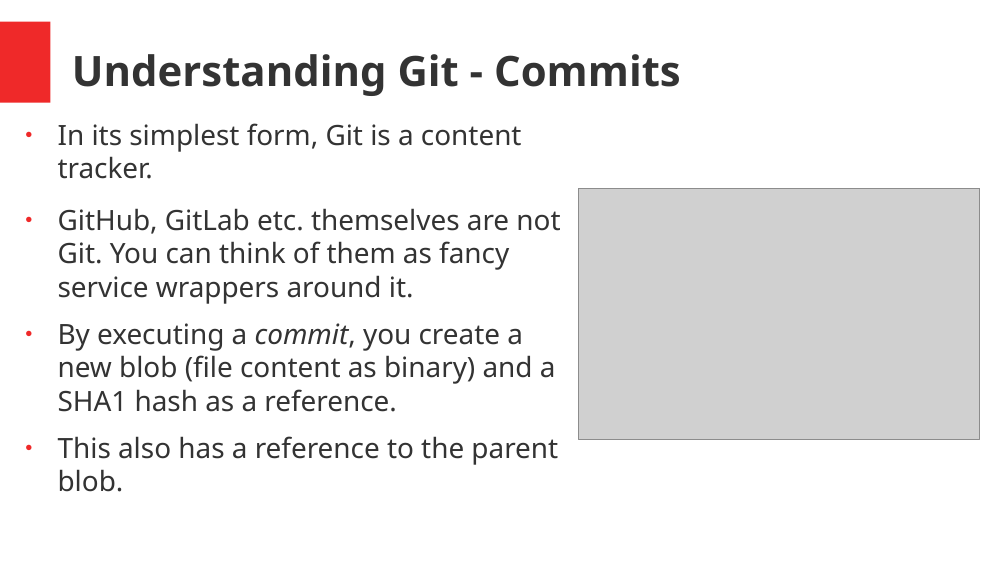
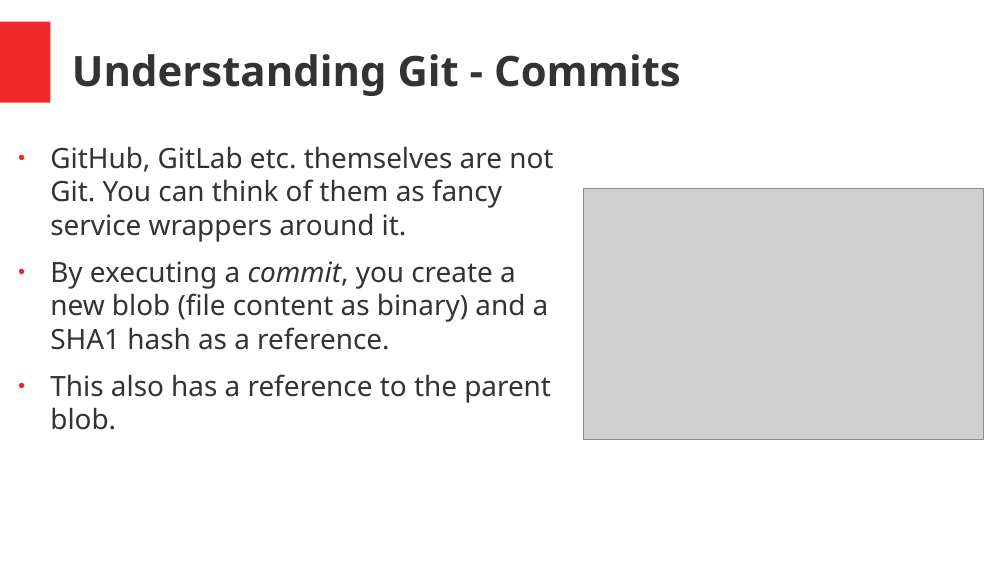
Before and after one commit to jdockerty/git-workshop, a slide deck: slide 5 of presentation/git-fundamentals-networkchuck.odp (slide 4 before the commit). Drawn at 1008x567 pixels with LibreOffice and Linux fonts; fonts in the diff are those of the drawing; grey boxes stand for pictures. Boxes give left, top, right and bottom in pixels: in the first picture for what was removed or moved away, otherwise in the second. Text is boxed around its words. In the diff, an @@ line names an element or a change of style, - is before the commit and + after.

```diff
--- a/presentation/git-fundamentals-networkchuck.odp
+++ b/presentation/git-fundamentals-networkchuck.odp
@@ text "GitHub, GitLab etc. themselves are ...": place and size @@
-text "GitHub, GitLab etc. themselves are ..." at <box>58,123,560,465</box>
+text "GitHub, GitLab etc. themselves are ..." at <box>50,146,553,430</box>
@@ text at <box>58,123,522,179</box>: paragraph removed @@
-● In its simplest form, Git is a content tracker.
@@ picture removed at <box>579,189,980,411</box> @@
@@ picture: place and size @@
-picture at <box>579,189,980,440</box>
+picture at <box>584,189,984,440</box>
```
Also in this commit, not shown: 1 slide added.
